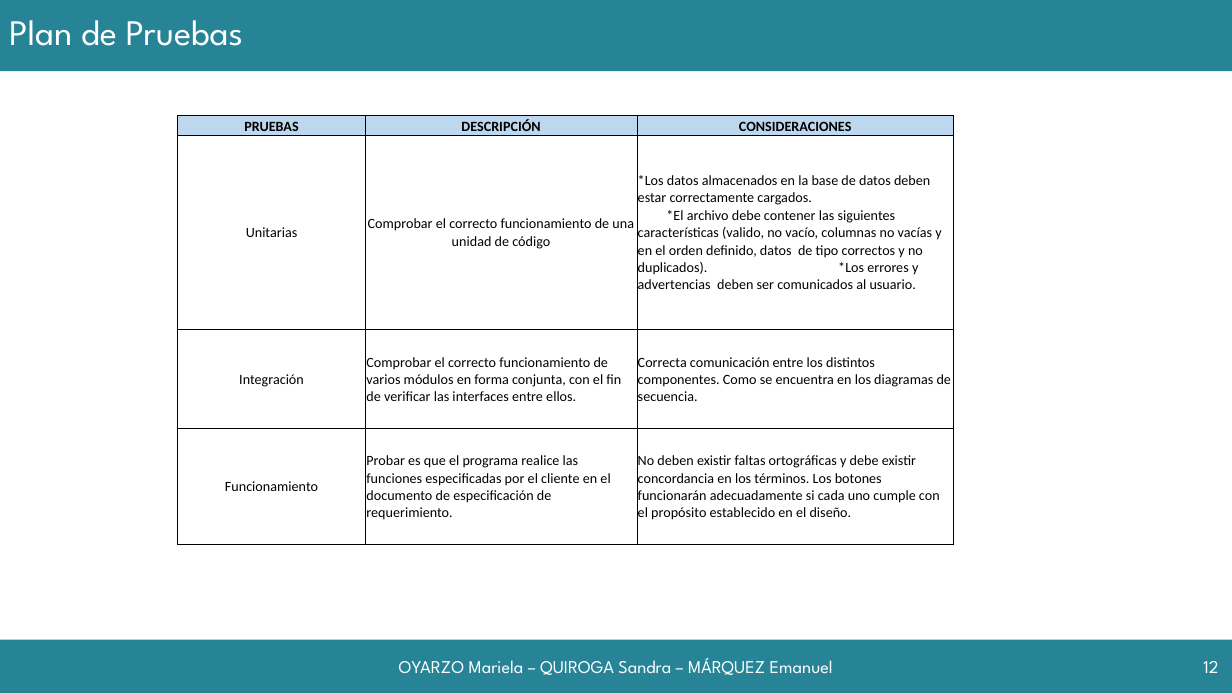
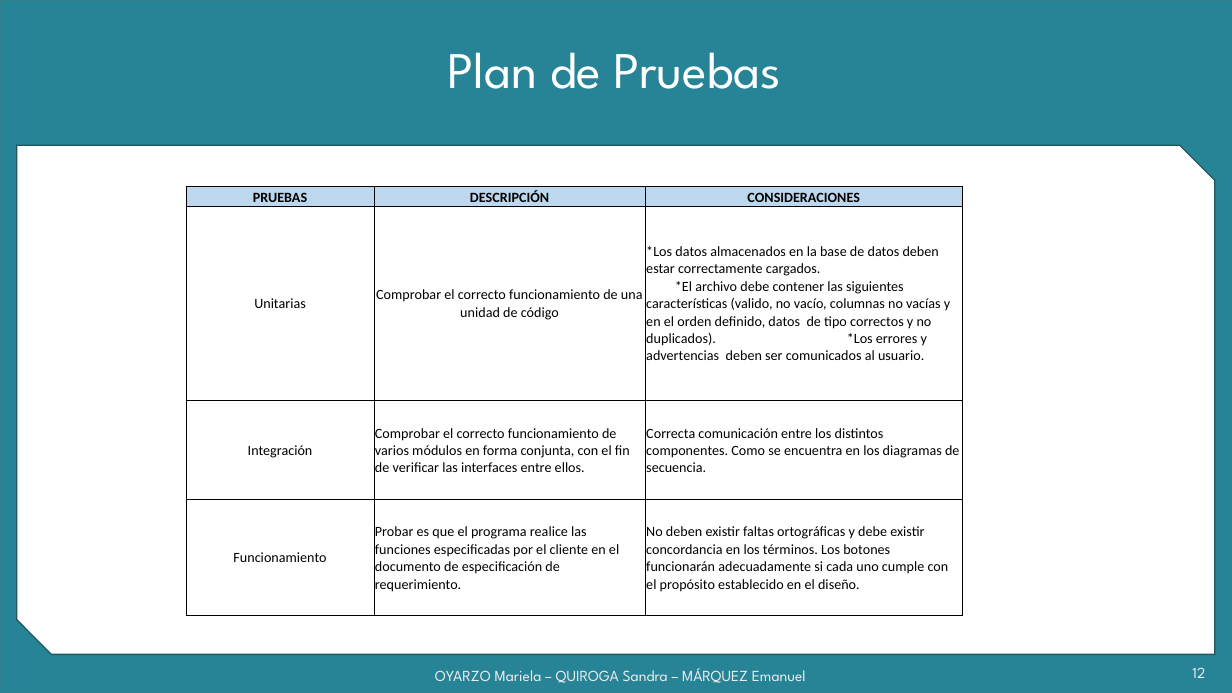
Before and after one commit to grupoyenu/yenu, a slide deck: slide 12 of 08. Presentaciones/Presentación 11.pptx. Drawn at 1232x693 pixels with LibreOffice and Linux fonts; fonts in the diff are those of the drawing; background and template pictures are left out. Boxes give left, top, right and bottom in pixels: in the first picture for what was removed or moved away, otherwise in the second. Text is boxed around its words. In the diff, an @@ line names an element or a change of style, - is before the commit and + after.

```diff
--- a/08. Presentaciones/Presentación 11.pptx
+++ b/08. Presentaciones/Presentación 11.pptx
@@ background #FFFFFF to #F2F2F2 @@
@@ rectangle removed at (x1=0, y1=0, x2=1232, y2=71) @@
@@ rectangle added at (x1=0, y1=0, x2=1232, y2=693), fill #268496, outline #30818C 1 pt @@
@@ title "Plan de Pruebas" moved from (x1=9, y1=20, x2=243, y2=46) to (x1=447, y1=52, x2=782, y2=89) @@
@@ title "Plan de Pruebas" at (x1=447, y1=52, x2=782, y2=89): size 28 to 40 pt; alignment left to centre @@
@@ snip diag rect added at (x1=17, y1=145, x2=1215, y2=654), fill #FFFFFF, outline #20575E 1 pt @@
@@ table moved from (x1=177, y1=116, x2=954, y2=545) to (x1=187, y1=187, x2=963, y2=616) @@
@@ rectangle removed at (x1=0, y1=640, x2=1232, y2=693) @@
@@ text "OYARZO Mariela – QUIROGA Sandra ..." moved from (x1=399, y1=658, x2=833, y2=675) to (x1=435, y1=668, x2=806, y2=683) @@
@@ text "OYARZO Mariela – QUIROGA Sandra ..." at (x1=435, y1=668, x2=806, y2=683): size 14 to 12 pt, text colour #FFFFFF to gradient #9E9E9E to #EDEDED to #FFFFFF @@
@@ page number at (x1=1192, y1=667, x2=1205, y2=678): size 14 to 12 pt, text colour #FFFFFF to gradient #9E9E9E to #EDEDED to #FFFFFF @@
@@ page number moved from (x1=1203, y1=661, x2=1218, y2=673) to (x1=1192, y1=667, x2=1205, y2=678) @@
```
Also in this commit, not shown: 9 other slides changed, 1 slide removed.
